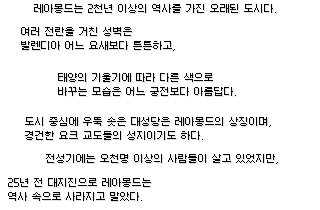
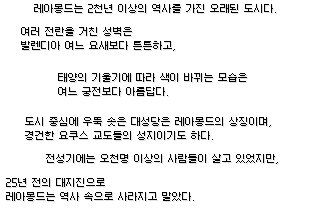
Two versions of the same layered image (320px x 210px). Layer-by-layer changes:
renamed "25년 전 대지진으로 레아몽드는 역사 속으로 사라지고 말 copy" to "25년 전의 대지진으로 레아몽드는 역사 속으로 사라지고 말", painted on it over left=6, top=178, right=194, bottom=201
renamed "25년 전 대지진으로 레아몽드는 역사 속으로 사라지고 말" to "25년 전의 대지진으로 레아몽드는 역사 속으로 사라지고 말", painted on it over left=7, top=179, right=195, bottom=202
renamed "도시 중심에 우뚝 솟은 대성당은 레아몽드의 상징이며, 경건 copy" to "도시 중심에 우뚝 솟은 대성당은 레아몽드의 상징이며, 경건", painted on it over left=69, top=131, right=213, bottom=140
painted on "도시 중심에 우뚝 솟은 대성당은 레아몽드의 상징이며, 경건" (2nd of 2) over left=70, top=132, right=214, bottom=141
renamed "태양의 기울기에 따라 다른 색으로 바꾸는 모습은 어느 궁 copy" to "태양의 기울기에 따라 색이 바뀌는 모습은 여느 궁전보다", painted on it over left=58, top=73, right=247, bottom=96
renamed "태양의 기울기에 따라 다른 색으로 바꾸는 모습은 어느 궁" to "태양의 기울기에 따라 색이 바뀌는 모습은 여느 궁전보다", painted on it over left=59, top=74, right=248, bottom=97
